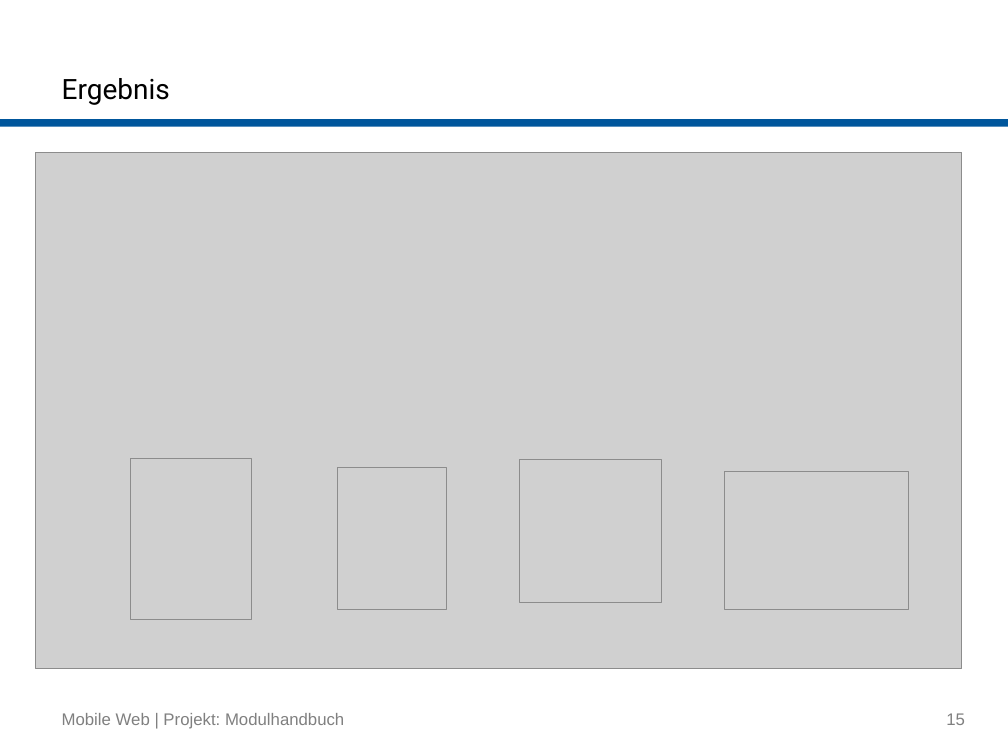
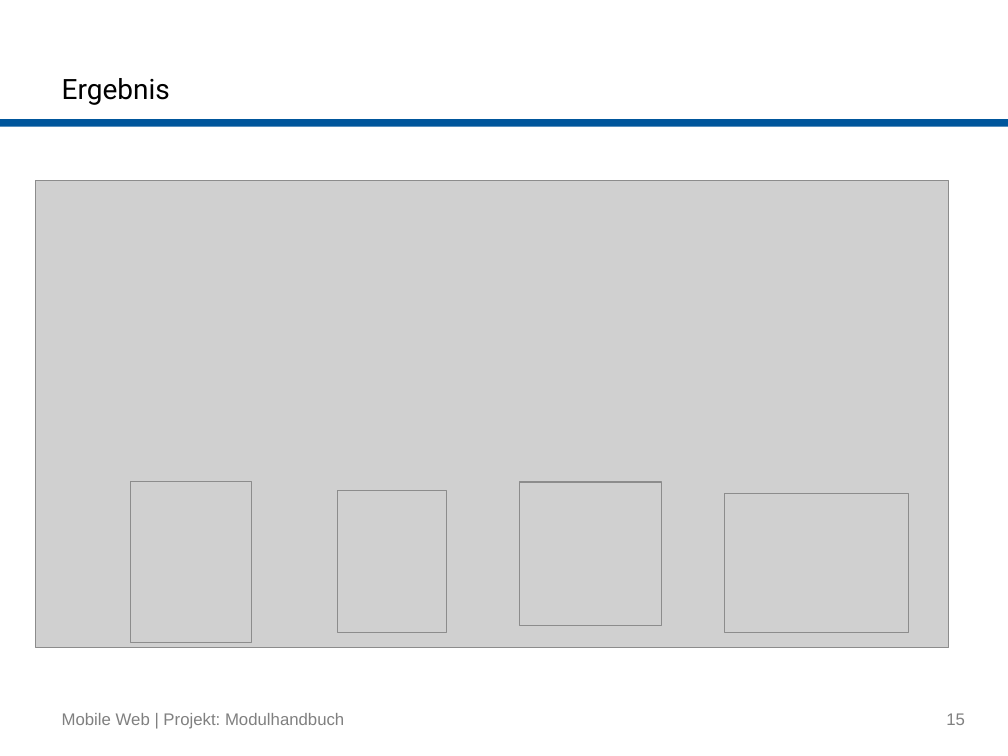
Before and after one commit to buk/mobile-web-modulhandbuch, a slide deck: slide 15 of presentation/2015-07-09_Mobile-Web_Gruppe-Modulhandbuch.pptx. Drawn at 1008x756 pixels with LibreOffice and Linux fonts; fonts in the diff are those of the drawing; grey boxes stand for pictures; background and template pictures are left out. Boxes give left, top, right and bottom in pixels: in the first picture for what was removed or moved away, otherwise in the second. Text is boxed around its words. In the diff, an @@ line names an element or a change of style, - is before the commit and + after.

Commit message:
Presentation (Screenshot changed)

```diff
--- a/presentation/2015-07-09_Mobile-Web_Gruppe-Modulhandbuch.pptx
+++ b/presentation/2015-07-09_Mobile-Web_Gruppe-Modulhandbuch.pptx
@@ picture: place and size @@
-picture at box(35, 152, 962, 669)
+picture at box(35, 180, 949, 648)
@@ 4 pictures: place and size @@
-4 pictures at box(131, 459, 909, 620)
+4 pictures at box(131, 481, 909, 642)
```
